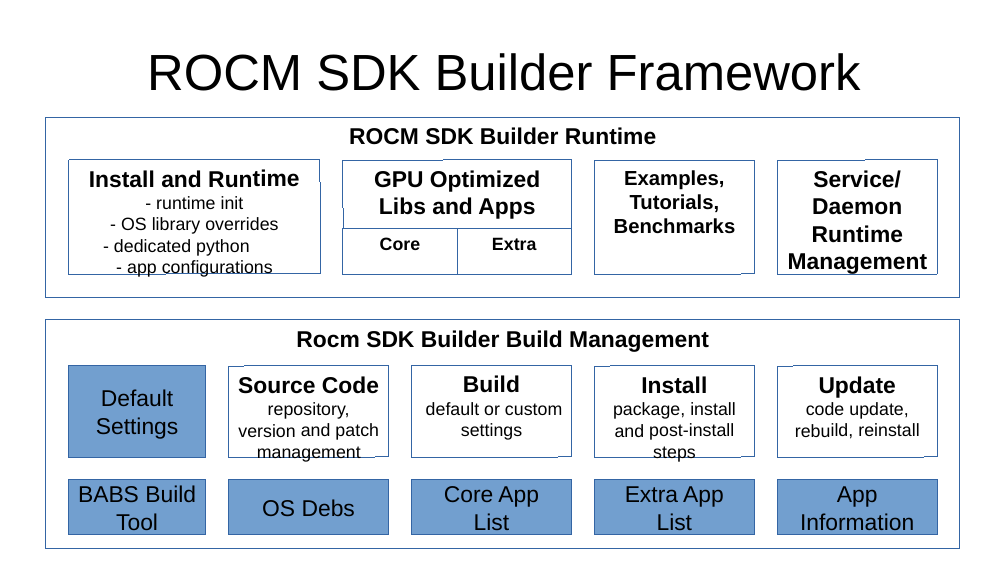
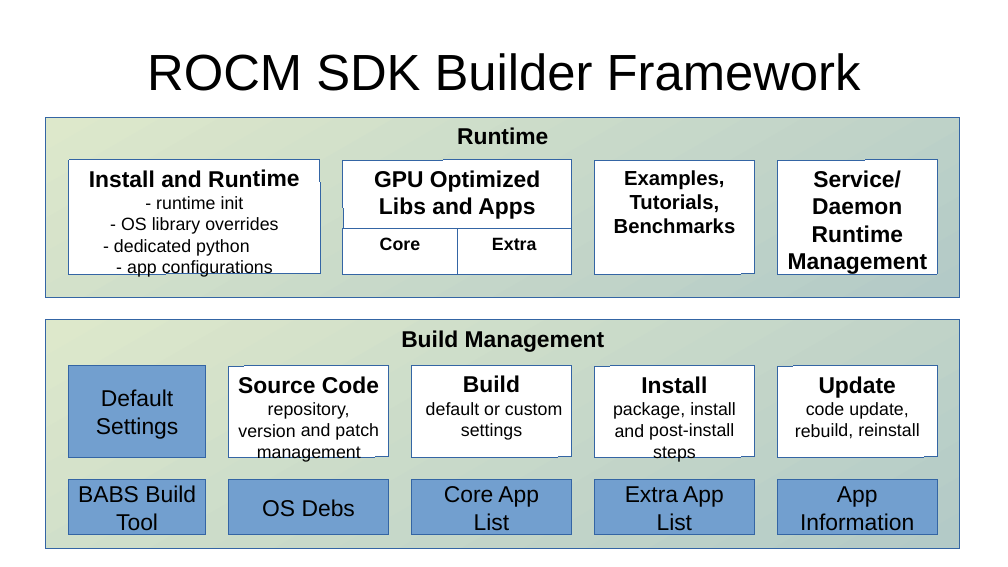
Before and after one commit to lamikr/rocm_sdk_builder, a slide deck: slide 1 of docs/presentations/rocm_sdk_builder.pptx. Drawn at 1008x567 pixels with LibreOffice and Linux fonts; fonts in the diff are those of the drawing. Boxes give left, top, right and bottom in pixels: in the first picture for what was removed or moved away, otherwise in the second. Text is boxed around its words. In the diff, an @@ line names an element or a change of style, - is before the commit and + after.

```diff
--- a/docs/presentations/rocm_sdk_builder.pptx
+++ b/docs/presentations/rocm_sdk_builder.pptx
@@ rectangle "Runtime" at (46,117,960,297): fill #FFFFFF to gradient #DDE8CB to #B3CAC7 @@
@@ text in rectangle at (457,127,548,145): text changed @@
-ROCM SDK Builder Runtime
+Runtime
@@ rectangle "Build Management" at (46,320,960,549): fill #FFFFFF to gradient #DDE8CB to #B3CAC7 @@
@@ text in rectangle at (401,330,605,352): text changed @@
-Rocm SDK Builder Build Management
+Build Management
```
Also in this commit, not shown: 2 other slides changed, 5 other files.
